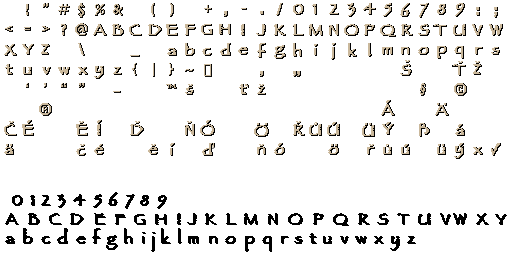
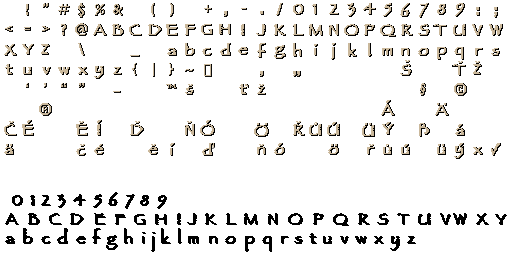
Revision of a layered 512 x 256 image; what changed, layer by layer:
painted on "FONT_OLD_10_WHITE.TGA" over [382, 46, 500, 60]
